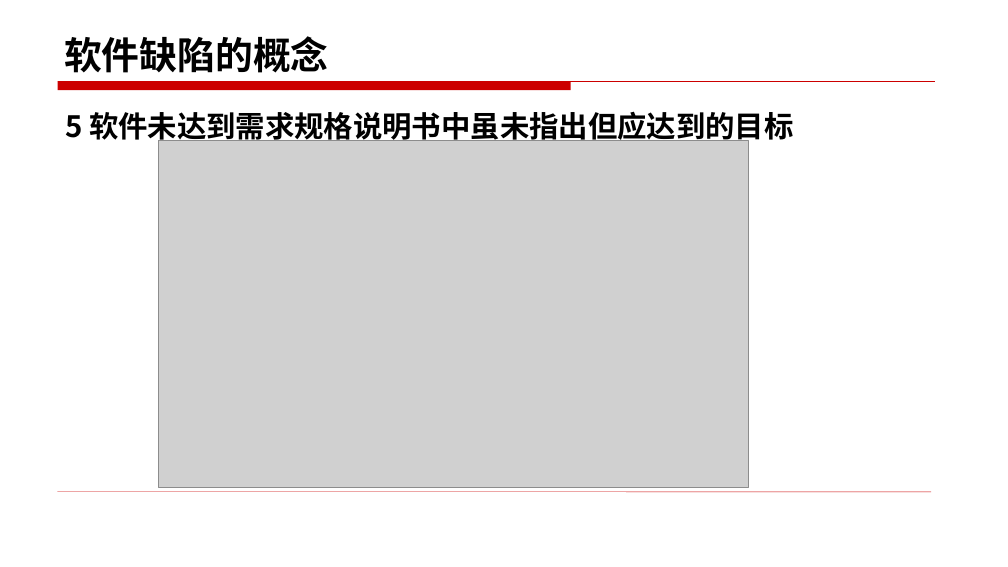
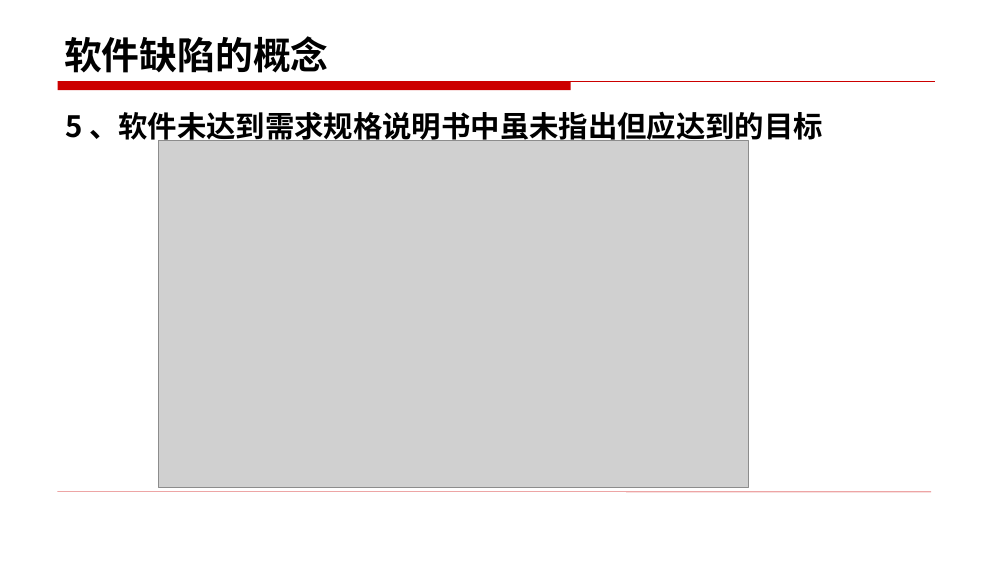
Before and after one commit to edu2act/course-foundation-software-tesing, a slide deck: slide 62 of materials/slides/1.1.pptx (slide 55 before the commit). Drawn at 1008x567 pixels with LibreOffice and Linux fonts; fonts in the diff are those of the drawing; grey boxes stand for pictures. Boxes give left, top, right and bottom in pixels: in the first picture for what was removed or moved away, otherwise in the second. Text is boxed around its words. In the diff, an @@ line names an element or a change of style, - is before the commit and + after.

```diff
--- a/materials/slides/1.1.pptx
+++ b/materials/slides/1.1.pptx
@@ text at bbox=[65, 108, 823, 146]: text changed @@
-5 软件未达到需求规格说明书中虽未指出但应达到的目标
+5 、软件未达到需求规格说明书中虽未指出但应达到的目标
```
Also in this commit, not shown: 10 other slides changed, 12 slides added, 6 slides removed, 18 other files.
